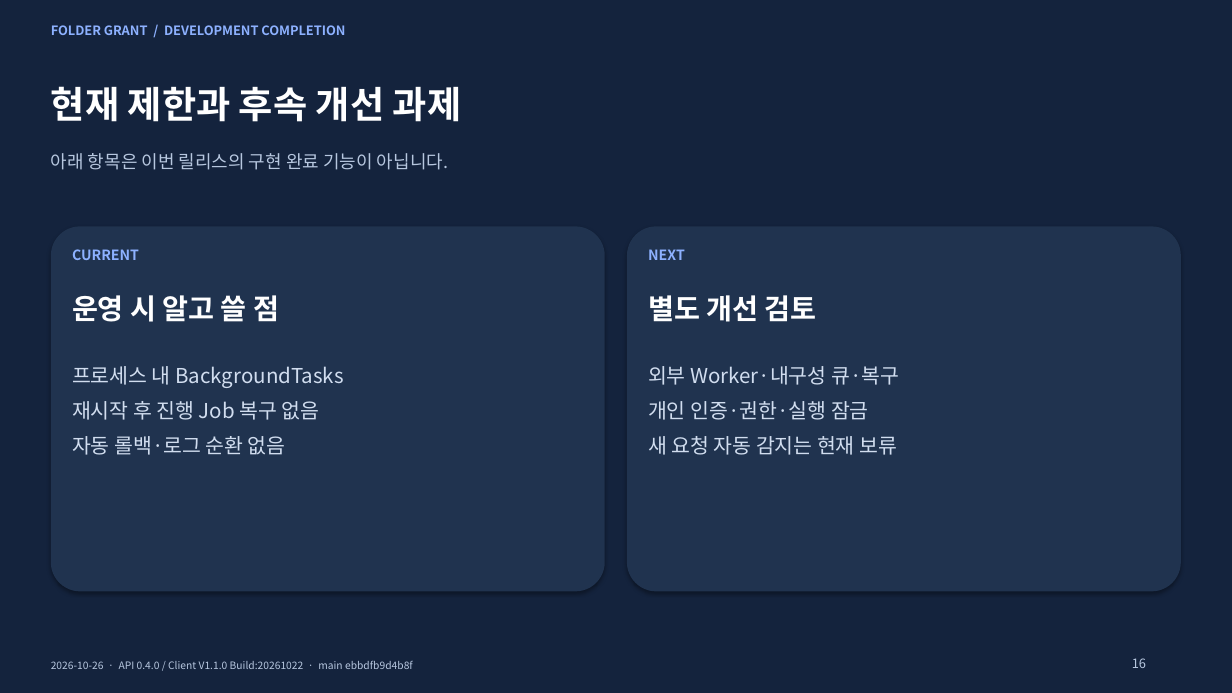
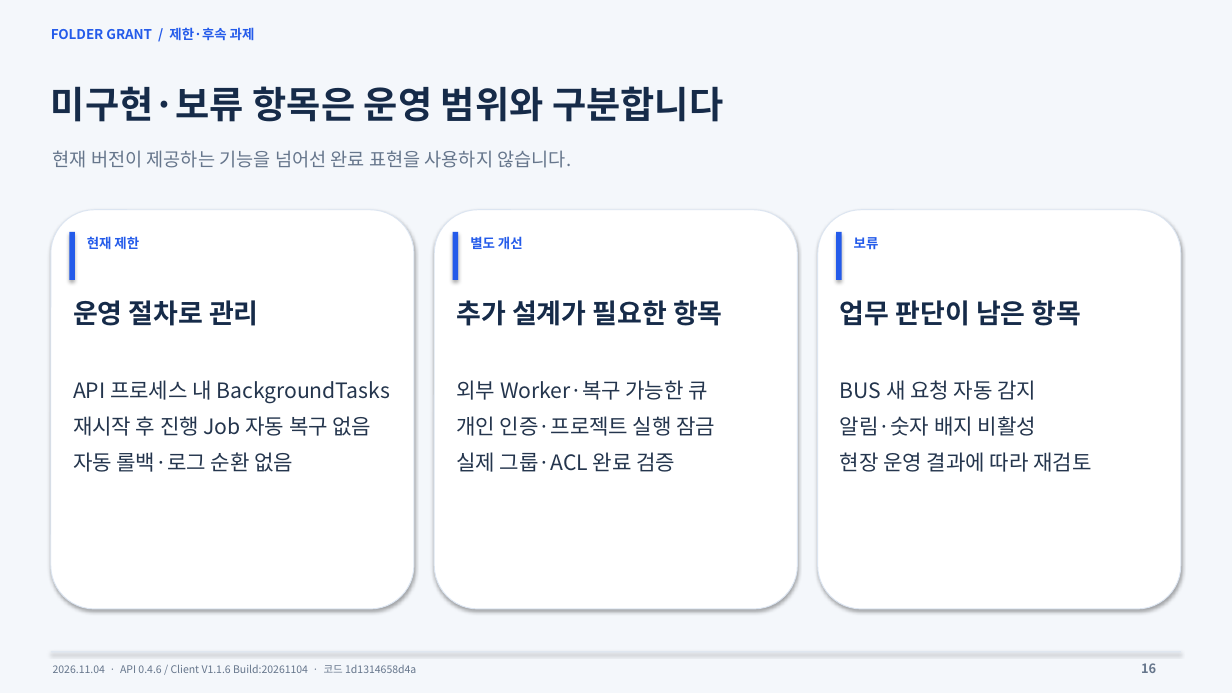
Before and after one commit to Corggi-Kim/Folder-Grant-Tool, a slide deck: slide 16 of docs/Folder_Grant_개발완료_보고서.pptx. Drawn at 1232x693 pixels with LibreOffice and Linux fonts; fonts in the diff are those of the drawing. Boxes give left, top, right and bottom in pixels: in the first picture for what was removed or moved away, otherwise in the second. Text is boxed around its words. In the diff, an @@ line names an element or a change of style, - is before the commit and + after.

Commit message:
Refresh maintenance manuals and development completion report

```diff
--- a/docs/Folder_Grant_개발완료_보고서.pptx
+++ b/docs/Folder_Grant_개발완료_보고서.pptx
@@ background #14233D to #F4F7FB @@
@@ text at [51, 27, 255, 41]: text changed; size 10 to 10.5 pt; text colour #8DB1FF to #245BEA @@
-FOLDER GRANT / DEVELOPMENT COMPLETION
+FOLDER GRANT / 제한·후속 과제
@@ text at [51, 86, 723, 122]: text changed; text colour #FFFFFF to #162B49 @@
-현재 제한과 후속 개선 과제
+미구현·보류 항목은 운영 범위와 구분합니다
@@ text at [53, 150, 571, 168]: text changed; size 14 to 14.5 pt; text colour #B7C7DF to #66768C @@
-아래 항목은 이번 릴리스의 구현 완료 기능이 아닙니다.
+현재 버전이 제공하는 기능을 넘어선 완료 표현을 사용하지 않습니다.
@@ rounded rectangle at [51, 210, 414, 609]: fill #20334F to #FFFFFF; outline none to #DCE5F1 0.75 pt; proportions changed @@
@@ rounded rectangle: place and size @@
-rounded rectangle at [51, 226, 605, 592]
+rounded rectangle at [51, 210, 414, 609]
@@ rectangle added at [69, 232, 75, 280], fill #245BEA @@
@@ text added at [87, 236, 139, 249], 10.5 pt, text #245BEA, bold @@
+현재 제한
@@ rounded rectangle added at [434, 210, 798, 609], fill #FFFFFF, outline #DCE5F1 0.75 pt @@
@@ rectangle added at [453, 232, 458, 280], fill #245BEA @@
@@ text at [470, 236, 523, 249]: text changed; size 22 to 10.5 pt; text colour #FFFFFF to #245BEA @@
-별도 개선 검토
+별도 개선
@@ rounded rectangle: place and size @@
-rounded rectangle at [628, 226, 1182, 592]
+rounded rectangle at [818, 210, 1181, 609]
@@ rounded rectangle at [818, 210, 1181, 609]: fill #20334F to #FFFFFF; outline none to #DCE5F1 0.75 pt; proportions changed @@
@@ rectangle added at [836, 232, 842, 280], fill #245BEA @@
@@ text added at [854, 237, 879, 250], 10.5 pt, text #245BEA, bold @@
+보류
@@ text removed at [72, 249, 139, 260] @@
-CURRENT
@@ text removed at [648, 249, 685, 260] @@
-NEXT
@@ text removed at [72, 295, 279, 322] @@
-운영 시 알고 쓸 점
@@ text added at [73, 300, 259, 326], 21 pt, text #162B49, bold @@
+운영 절차로 관리
@@ text added at [456, 300, 723, 326], 21 pt, text #162B49, bold @@
+추가 설계가 필요한 항목
@@ text added at [840, 300, 1082, 326], 21 pt, text #162B49, bold @@
+업무 판단이 남은 항목
@@ text at [73, 380, 391, 436]: text changed; size 16 to 16.5 pt; text colour #D1DDEF to #24354D @@
-프로세스 내 BackgroundTasks
-재시작 후 진행 Job 복구 없음
+API 프로세스 내 BackgroundTasks
+재시작 후 진행 Job 자동 복구 없음
@@ text "API 프로세스 내 BackgroundTasks": place and size @@
-text "API 프로세스 내 BackgroundTasks" at [72, 366, 343, 455]
+text "API 프로세스 내 BackgroundTasks" at [73, 380, 391, 472]
@@ text added at [456, 380, 716, 472], 16.5 pt, text #24354D @@
+외부 Worker·복구 가능한 큐
+개인 인증·프로젝트 실행 잠금
+실제 그룹·ACL 완료 검증
@@ text removed at [648, 366, 899, 455] @@
-외부 Worker·내구성 큐·복구
-개인 인증·권한·실행 잠금
-새 요청 자동 감지는 현재 보류
@@ text added at [840, 380, 1091, 472], 16.5 pt, text #24354D @@
+BUS 새 요청 자동 감지
+알림·숫자 배지 비활성
+현장 운영 결과에 따라 재검토
@@ text at [73, 452, 293, 472]: size 16 to 16.5 pt, text colour #D1DDEF to #24354D in "자동 롤백·로그 순환 없음"; line spacing 1 to 1.12; less space between paragraphs @@
@@ rectangle added at [51, 652, 1181, 653], fill #DCE5F1 @@
@@ text "16": place and size @@
-text "16" at [1132, 658, 1146, 668]
+text "16" at [1141, 663, 1156, 673]
@@ text "16" at [1141, 663, 1156, 673]: text colour #B7C7DF to #66768C, bold on; line spacing 1 to 1.12; less space between paragraphs @@
@@ text at [53, 664, 416, 673]: text changed; size 8 to 8.2 pt; text colour #B7C7DF to #66768C @@
-2026-10-26 · API 0.4.0 / Client V1.1.0 Build:20261022 · main ebbdfb9d4b8f
+2026.11.04 · API 0.4.6 / Client V1.1.6 Build:20261104 · 코드 1d1314658d4a
```
Also in this commit, not shown: 6 other slides changed, 11 slides added, 11 slides removed, 2 other files.
